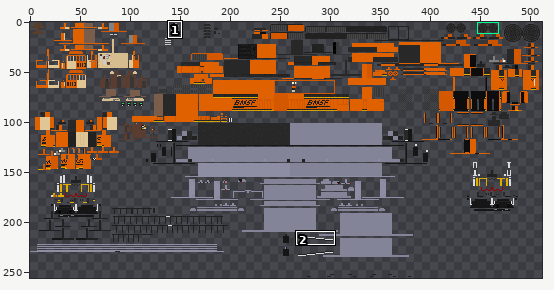
Sprite sheet -- src/main/resources/assets/tc/textures/trains/sd70ace_Skin18.png. The picture above shows the old version from afar; the outline marks the close-up.
Close-up. Before:
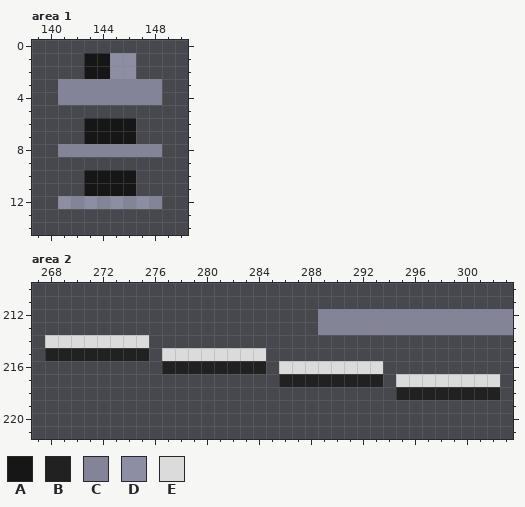
The file is 512x256 pixels. Colours within 5 levels of each other are drawn and written as one. Shown: area 1: x 139..150, y 0..14; area 2: x 267..303, y 210..221. The commit also changed other parts of the picture, which this record leaves out.
Palette (. is transparent): A #161616  B #212121  C #848499  D #8d8da3  E #dbdbdb
New version:
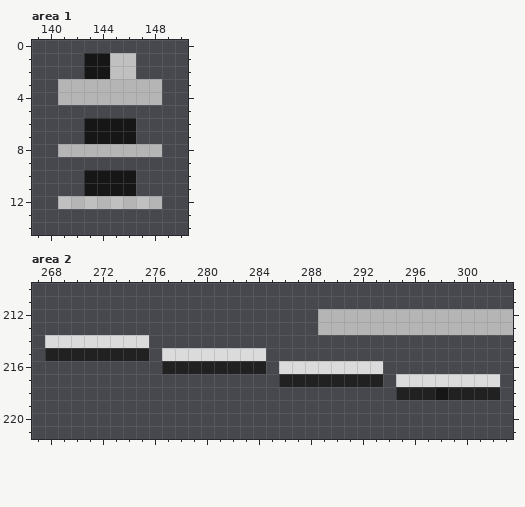
The edit:
Colour C changes from #848499 to #b5b5b5.
Colour D changes from #8d8da3 to #c0c0c0.
Area 2:
The author changed colour B to colour A in row 218 at x 298.
